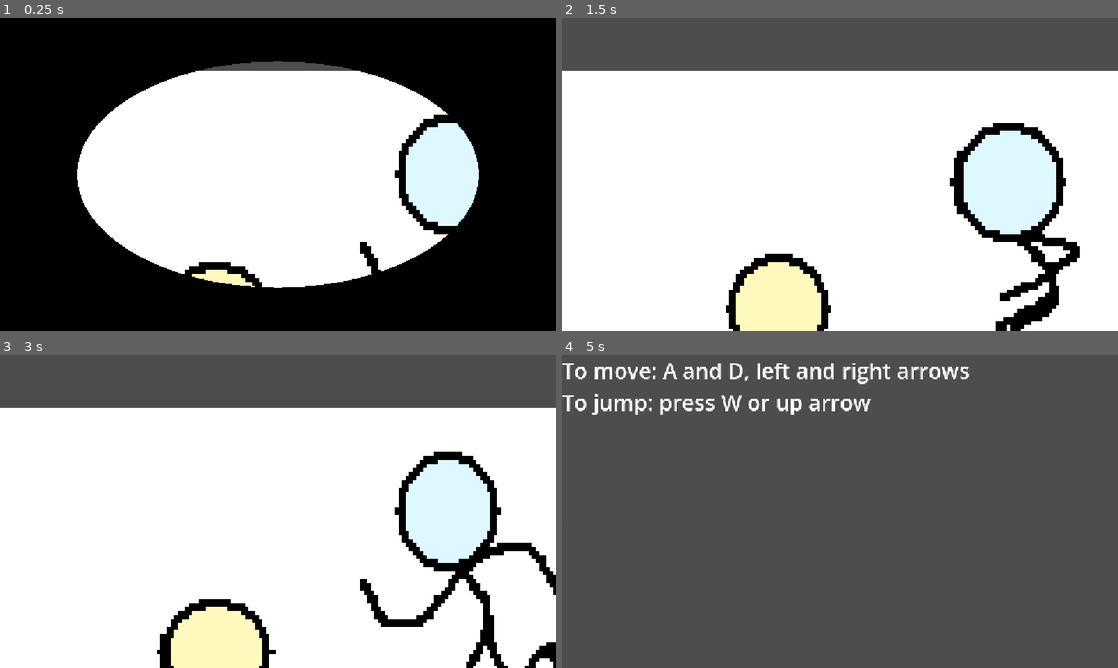
Above: before the commit, frames 1-4 (two rows, left to right).
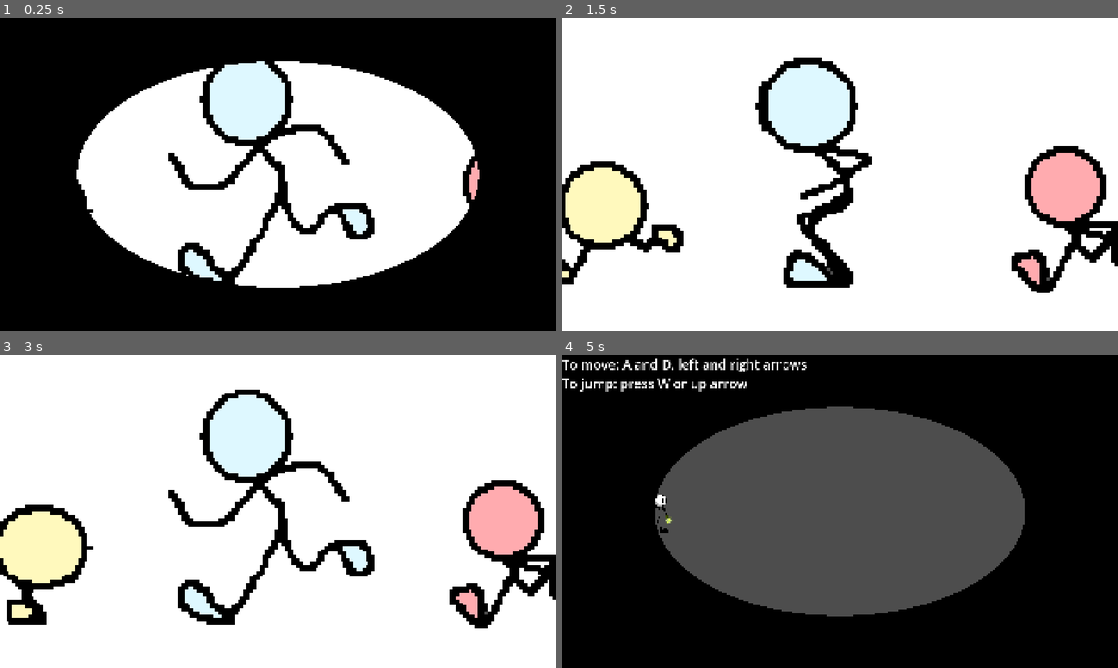
Above: after the commit, the same moments.

Repository: TheTy123456/TSA-TW-REPO
Game: Godot game, scene res://Cutscenes/TestCutscene/Scene/cutscene.tscn
Same seed, same stepped clock (60 frames per second), same inputs: the game is played once before the commit and once after it. The engine's default icon, where the game draws it, is replaced by a stand-in: a white triangle on a blue panel in a dark square.
Inputs:
- Up to frame 1 (0.25 s): no input
- Up to frame 2 (1.5 s): hold Right (move_right) 0.53-1.28 s; hold Shift (sprint) 0.53-1.28 s; hold S (move_down) from 1.28 s (still down); tap Shift (sprint) at 1.35 s
- Up to frame 3 (3 s): release S (move_down) at 2.03 s; hold Right (move_right) 2.03-2.78 s; hold Shift (sprint) 2.03-2.78 s; hold W (move_up) from 2.78 s (still down); tap Shift (sprint) at 2.85 s
- Up to frame 4 (5 s): release W (move_up) at 3.53 s; hold Shift (sprint) 3.53-4.28 s; hold A (move_left) from 3.53 s (still down); tap Z (skip_cutscene) at 4.15 s; tap Shift (sprint) at 4.35 s

The runs differ from the first frame. In frame 1, 12% of the frame differs, in the area x 13-87%, y 13-87%; in frame 2, 41%; in frame 3, 41%; in frame 4, 65%, in the area x 0-100%, y 0-100%.

Commit message:
fixed cutscene viewport issues

Diff:
--- a/the-stickman-adventure--tech-war-ylp/Cutscenes/TestCutscene/Scene/cutscene.tscn
+++ b/the-stickman-adventure--tech-war-ylp/Cutscenes/TestCutscene/Scene/cutscene.tscn
@@ -1,10 +1,10 @@
 [gd_scene format=3 uid="uid://c3t7noa78nndq"]
 
-[ext_resource type="Texture2D" uid="uid://d1ckha3ce4ykg" path="res://Cutscenes/TestCutscene/Sprites/pixil-frame-0.png" id="1_8vcau"]
-[ext_resource type="Script" uid="uid://cwixwkv061xel" path="res://Cutscenes/TestCutscene/Scripts/cutscene.gd" id="1_ix241"]
-[ext_resource type="PackedScene" uid="uid://d1aqq35qid7gv" path="res://UI Mechanics/Transitions/Scenes/circle_transition.tscn" id="1_ye7fo"]
-[ext_resource type="Texture2D" uid="uid://c6f3g5e8y8tf" path="res://Cutscenes/TestCutscene/Sprites/pixil-frame-1.png" id="2_bl24s"]
-[ext_resource type="Texture2D" uid="uid://bueu8fxkbihyu" path="res://Cutscenes/TestCutscene/Sprites/pixil-frame-2.png" id="3_u4yv4"]
+[ext_resource type="Script" uid="uid://cwixwkv061xel" path="res://Cutscenes/TestCutscene/Scripts/cutscene.gd" id="1_0ts5c"]
+[ext_resource type="Texture2D" uid="uid://d1ckha3ce4ykg" path="res://Cutscenes/TestCutscene/Sprites/pixil-frame-0.png" id="2_whhub"]
+[ext_resource type="Texture2D" uid="uid://c6f3g5e8y8tf" path="res://Cutscenes/TestCutscene/Sprites/pixil-frame-1.png" id="3_dgw42"]
+[ext_resource type="Texture2D" uid="uid://bueu8fxkbihyu" path="res://Cutscenes/TestCutscene/Sprites/pixil-frame-2.png" id="4_xshtw"]
+[ext_resource type="PackedScene" uid="uid://d1aqq35qid7gv" path="res://UI Mechanics/Transitions/Scenes/circle_transition.tscn" id="5_0gqst"]
 
 [sub_resource type="Animation" id="Animation_u4yv4"]
 length = 0.001
@@ -53,10 +53,9 @@
 
 [node name="Sprite2D" type="Sprite2D" parent="." unique_id=1412401678]
 position = Vector2(1001.0001, 521)
-scale = Vector2(7.266667, 8.22)
-texture = ExtResource("1_8vcau")
+texture = ExtResource("2_whhub")
 
-[node name="Transitions" parent="." unique_id=1135095852 instance=ExtResource("1_ye7fo")]
+[node name="Transitions" parent="." unique_id=1135095852 instance=ExtResource("5_0gqst")]
 
 [connection signal="animation_finished" from="AnimationPlayer" to="." method="_on_animation_player_animation_finished"]
 
--- a/the-stickman-adventure--tech-war-ylp/Cutscenes/TestCutscene/Scripts/cutscene.gd
+++ b/the-stickman-adventure--tech-war-ylp/Cutscenes/TestCutscene/Scripts/cutscene.gd
@@ -3,39 +3,83 @@
 @onready var cutscene_player: AnimationPlayer = $AnimationPlayer
 @onready var transitions = $Transitions
 @onready var transition_player: AnimationPlayer = $Transitions/AnimationPlayer
-
-@onready var viewport_size: Vector2 = get_viewport_rect().size
+@onready var cutscene_sprite: Sprite2D = $Sprite2D
 
 @export_file("*.tscn") var next_level: String
 
+@export var fit_sprite_to_viewport: bool = true
+@export var preserve_aspect_ratio: bool = true
+
+var viewport_size: Vector2
 var changing_scene: bool = false
 var cutscene_ready: bool = false
 
 
 func _ready() -> void:
-	# Keep the screen completely black while the cutscene initializes.
+	get_viewport().size_changed.connect(_on_viewport_size_changed)
+
+	_update_viewport_size()
+	_update_sprite_to_viewport()
+
+	# Keep the screen black while the cutscene initializes.
 	transitions.show_black_screen()
 
-	# Allow the scene tree to finish initializing.
 	await get_tree().process_frame
 
-	# Start the cutscene behind the black loading screen.
+	# Start the animation behind the black screen.
 	cutscene_player.play(&"cutscene")
 
-	# Allow the first cutscene frame to be prepared.
 	await get_tree().process_frame
 
 	cutscene_ready = true
 
-	# Reveal the cutscene with the circular transition.
+	# Reveal the cutscene.
 	transitions.play_circle_fade_out()
 
 
-func _unhandled_input(event: InputEvent) -> void:
-	if changing_scene:
+func _on_viewport_size_changed() -> void:
+	_update_viewport_size()
+	_update_sprite_to_viewport()
+
+
+func _update_viewport_size() -> void:
+	viewport_size = get_viewport().get_visible_rect().size
+
+
+func _update_sprite_to_viewport() -> void:
+	if cutscene_sprite == null:
 		return
 
-	if event.is_action_pressed("skip_cutscene"):
+	if cutscene_sprite.texture == null:
+		return
+
+	var texture_size: Vector2 = cutscene_sprite.texture.get_size()
+
+	if texture_size.x <= 0.0 or texture_size.y <= 0.0:
+		return
+
+	# Put the Sprite2D in the center of the viewport.
+	cutscene_sprite.position = viewport_size * 0.5
+
+	if not fit_sprite_to_viewport:
+		return
+
+	var scale_x: float = viewport_size.x / texture_size.x
+	var scale_y: float = viewport_size.y / texture_size.y
+
+	if preserve_aspect_ratio:
+		var uniform_scale: float = max(scale_x, scale_y)
+		cutscene_sprite.scale = Vector2.ONE * uniform_scale
+	else:
+		cutscene_sprite.scale = Vector2(scale_x, scale_y)
+
+
+func _unhandled_input(event: InputEvent) -> void:
+	if changing_scene or not cutscene_ready:
+		return
+
+	if event.is_action_pressed(&"skip_cutscene"):
+		get_viewport().set_input_as_handled()
 		finish_cutscene()
 
 
@@ -50,16 +94,20 @@
 	if changing_scene:
 		return
 
+	if next_level.is_empty():
+		push_error("No next level has been assigned.")
+		return
+
 	changing_scene = true
+	cutscene_ready = false
 	set_process_unhandled_input(false)
 
-	# Close the cutscene with the circular transition.
+	# Fade the cutscene to black.
 	transitions.play_circle_fade_in()
 
 	await transition_player.animation_finished
 
-	if next_level.is_empty():
-		push_error("No next level has been assigned.")
-		return
+	var result: Error = get_tree().change_scene_to_file(next_level)
 
-	get_tree().change_scene_to_file(next_level)
+	if result != OK:
+		push_error("Could not load next level: " + next_level)
--- a/the-stickman-adventure--tech-war-ylp/Levels/Scenes/test_level.tscn
+++ b/the-stickman-adventure--tech-war-ylp/Levels/Scenes/test_level.tscn
@@ -57,7 +57,6 @@
 shape = SubResource("RectangleShape2D_rrtyo")
 
 [node name="Transitions" parent="." unique_id=938060551 instance=ExtResource("5_kmo6j")]
-visible = false
 
 [node name="Instructions" parent="." unique_id=1816361871 instance=ExtResource("6_agw3v")]
 
--- a/the-stickman-adventure--tech-war-ylp/project.godot
+++ b/the-stickman-adventure--tech-war-ylp/project.godot
@@ -17,6 +17,8 @@
 
 [display]
 
+window/size/viewport_width=1920
+window/size/viewport_height=1080
 window/stretch/mode="canvas_items"
 window/stretch/aspect="expand"
 
Not shown: 3 places in the-stickman-adventure--tech-war-ylp/Cutscenes/TestCutscene/Scene/cutscene.tscn that only renumber resources
